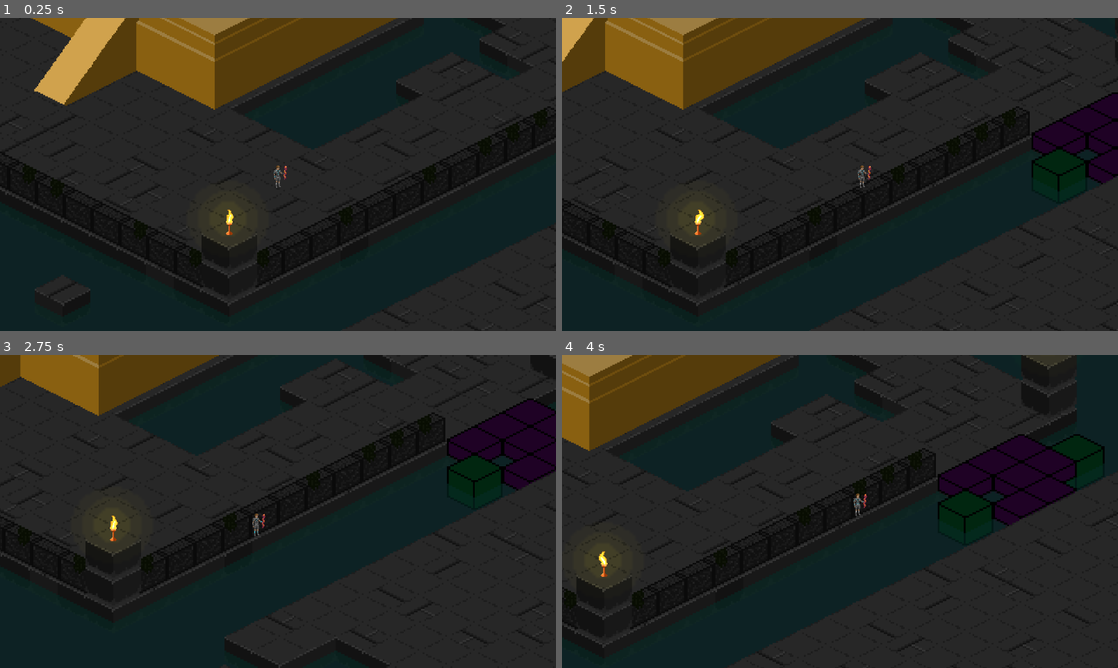
Above: before the commit, frames 1-4 (two rows, left to right).
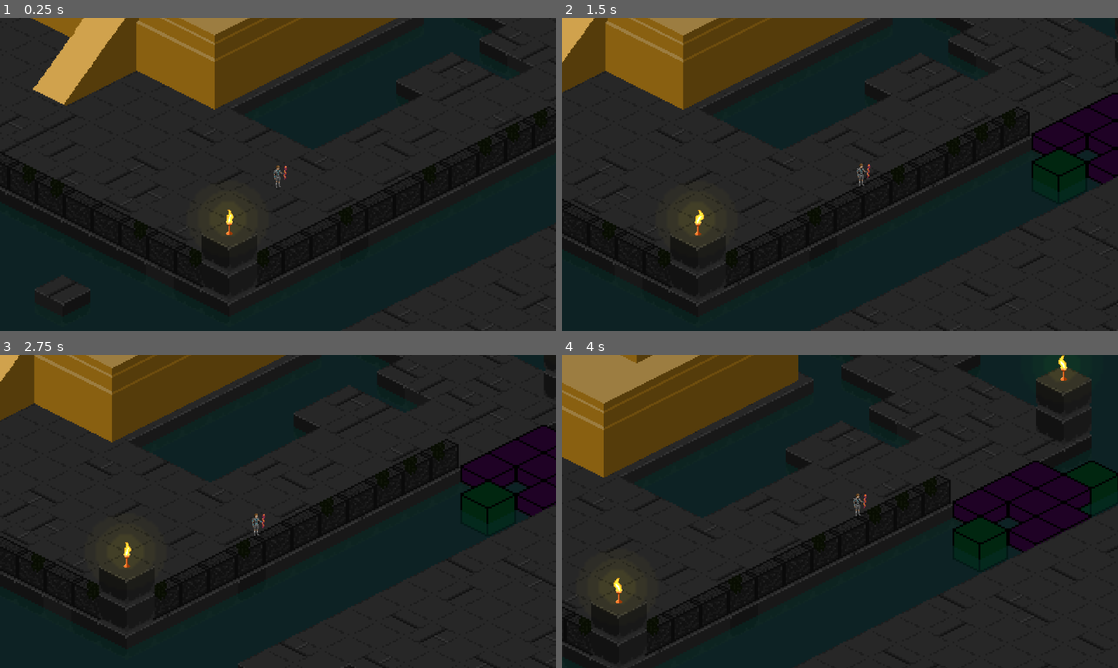
Above: after the commit, the same moments.

Repository: DarkMalygos/Game-Jam-Test
Game: Godot game, scene res://scenes/main.tscn
Two runs of this game, one before a commit and one after it. Both use one fixed random seed, a clock stepped at 60 frames per second and the inputs below.
Inputs (mouse positions are in pixels of both pictures, inside the frame that each line leads up to):
- Up to frame 1 (0.25 s): no input
- Up to frame 2 (1.5 s): tap Enter (ui_accept) at 0.5, 0.77 s; move the mouse to (962, 158) at 0.52 s; hold D (movement_right) from 0.53 s (still down); click (962, 158) at 0.6 s; move the mouse to (728, 190) at 1.27 s; right-click (728, 190) at 1.35 s
- Up to frame 3 (2.75 s): tap Enter (ui_accept) at 1.52 s; move the mouse to (333, 442) at 2.02 s; release D (movement_right) at 2.03 s; hold A (movement_left) from 2.03 s (still down); click (333, 442) at 2.1 s
- Up to frame 4 (4 s): move the mouse to (812, 574) at 2.77 s; release A (movement_left) at 2.78 s; hold D (movement_right) from 2.78 s (still down); right-click (812, 574) at 2.85 s; tap Enter (ui_accept) at 3.02, 3.77 s; move the mouse to (1006, 558) at 3.52 s; click (1006, 558) at 3.6 s

The runs differ from the first frame. In frame 1, less than 0.1% of the frame differs, in the area x 5-16%, y 0-24%; in frame 2, 0.4%; in frame 3, 23%; in frame 4, 27%, in the area x 0-100%, y 0-100%.

Commit message:
update

Diff:
--- a/diablo_clone/resources/tile_sets/iso_tileset.tres
+++ b/diablo_clone/resources/tile_sets/iso_tileset.tres
@@ -67,12 +67,16 @@
 texture_region_size = Vector2i(32, 32)
 0:0/0 = 0
 0:0/0/texture_origin = Vector2i(0, -16)
+0:0/0/physics_layer_0/polygon_0/points = PackedVector2Array(-14.6875, 3.875, -14.6875, 15.875, -0.4375, 23.25, 7.8125, 20.1875, 7.6875, 8.1875, -8.0625, 0.375)
 1:0/0 = 0
 1:0/0/texture_origin = Vector2i(0, -16)
+1:0/0/physics_layer_0/polygon_0/points = PackedVector2Array(-14.6875, 3.875, -14.6875, 15.875, -0.4375, 23.25, 7.8125, 20.1875, 7.6875, 8.1875, -8.0625, 0.375)
 2:0/0 = 0
 2:0/0/texture_origin = Vector2i(0, -16)
+2:0/0/physics_layer_0/polygon_0/points = PackedVector2Array(-7.8125, 20.5625, -0.4375, 23.75, 14.3125, 16, 13.8125, 3.75, 7.6875, 0.625, -7.8125, 8.6875)
 3:0/0 = 0
 3:0/0/texture_origin = Vector2i(0, -16)
+3:0/0/physics_layer_0/polygon_0/points = PackedVector2Array(-7.8125, 20.5625, -0.4375, 23.75, 14.3125, 16, 13.8125, 3.75, 7.6875, 0.625, -7.8125, 8.6875)
 
 [resource]
 tile_shape = 1
Binary file changed: diablo_clone/assets/sprites/obsticles/buildings/aztec_temple.png
